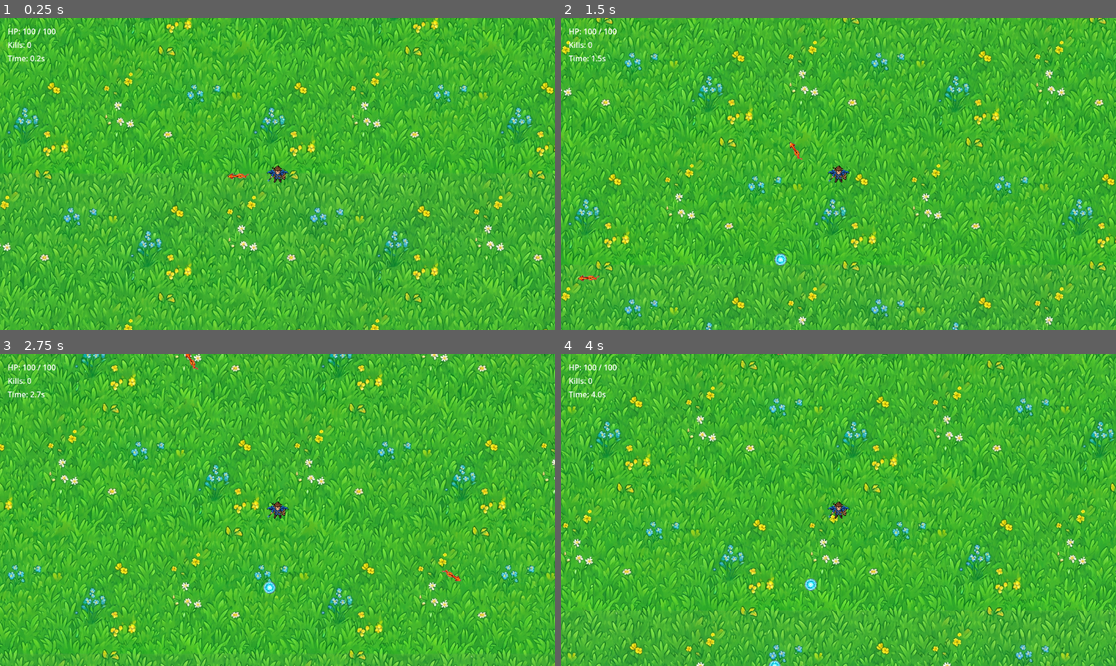
Above: before the commit, frames 1-4 (two rows, left to right).
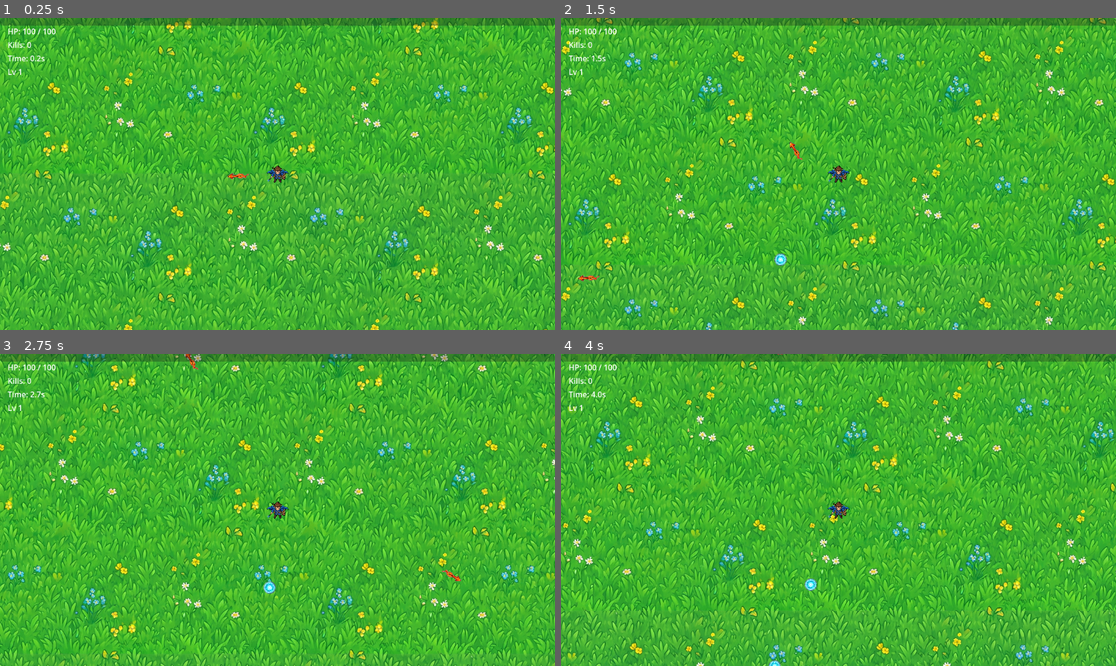
Above: after the commit, the same moments.

Repository: SummerEngine/template-2d-vampire-survivor-roguelike
Game: Godot game, scene res://main.tscn
The game is run twice, just before and just after one commit, with the same random seed, the same clock (stepped at 60 frames per second) and the same inputs.
Inputs:
- Up to frame 1 (0.25 s): no input
- Up to frame 2 (1.5 s): hold R 0.53-1.28 s; hold W from 0.53 s (still down); tap R at 1.35 s
- Up to frame 3 (2.75 s): release W at 2.03 s; hold A from 2.03 s (still down); hold R from 2.03 s (still down)
- Up to frame 4 (4 s): release R at 2.78 s; tap R at 2.85 s; release A at 3.53 s; hold S from 3.53 s (still down); hold R from 3.53 s (still down)

The runs differ from the first frame. In frame 1, 2.5% of the frame differs, in the area x 0-100%, y 0-19%; in frame 2, 2.5%; in frame 3, 2.5%; in frame 4, 2.5%.

Commit message:
feat: XP gems, leveling, and level-up upgrade choices
- Enemies drop collectible XP gems; player magnet attracts them
- LevelSystem tracks XP/level (needs 5, +3 per level), emits level-ups
- Level-up pauses game and offers 3 stacking upgrades:
  More Missiles / More Homing Orbs (fire rate) / More Movement Speed
- HUD gains Lv label + XP bar; survival timer pauses during level-up
- WeaponSystem duplicates WeaponDefs so upgrades don't persist across restarts
- New pickups collision layer

Co-Authored-By: Claude Opus 4.8 (1M context) <noreply@anthropic.com>

Diff:
--- a/main.tscn
+++ b/main.tscn
@@ -4,6 +4,7 @@
 [ext_resource type="PackedScene" path="res://scenes/player.tscn" id="2"]
 [ext_resource type="Script" uid="uid://d237b8v5djxo2" path="res://scripts/enemy_spawner.gd" id="3"]
 [ext_resource type="Texture2D" uid="uid://cjvo3dx32gsjb" path="res://assets/grass.png" id="4"]
+[ext_resource type="Script" path="res://scripts/level_system.gd" id="5"]
 
 [sub_resource type="RectangleShape2D" id="h_wall"]
 size = Vector2(3200, 40)
@@ -56,6 +57,12 @@
 process_mode = 1
 script = ExtResource("3")
 
+[node name="Pickups" type="Node2D" parent="."]
+process_mode = 1
+
+[node name="LevelSystem" type="Node" parent="."]
+script = ExtResource("5")
+
 [node name="UI" type="CanvasLayer" parent="." unique_id=674777950]
 
 [node name="HUD" type="Control" parent="UI" unique_id=1046727913]
@@ -90,6 +97,21 @@
 offset_bottom = 96.0
 text = "Time: 0.0s"
 
+[node name="LevelLabel" type="Label" parent="UI/HUD"]
+layout_mode = 0
+offset_left = 16.0
+offset_top = 100.0
+offset_right = 300.0
+offset_bottom = 124.0
+text = "Lv 1"
+
+[node name="XPBar" type="ProgressBar" parent="UI/HUD"]
+layout_mode = 0
+anchor_right = 1.0
+offset_bottom = 16.0
+value = 0.0
+show_percentage = false
+
 [node name="GameOverPanel" type="Control" parent="UI" unique_id=1735243368]
 layout_mode = 3
 anchors_preset = 15
@@ -111,3 +133,48 @@
 text = "GAME OVER"
 horizontal_alignment = 1
 vertical_alignment = 1
+
+[node name="LevelUpPanel" type="Control" parent="UI"]
+layout_mode = 3
+anchors_preset = 15
+anchor_right = 1.0
+anchor_bottom = 1.0
+grow_horizontal = 2
+grow_vertical = 2
+
+[node name="Background" type="ColorRect" parent="UI/LevelUpPanel"]
+layout_mode = 0
+anchor_right = 1.0
+anchor_bottom = 1.0
+color = Color(0, 0, 0, 0.7)
+
+[node name="VBox" type="VBoxContainer" parent="UI/LevelUpPanel"]
+layout_mode = 0
+anchor_left = 0.5
+anchor_top = 0.5
+anchor_right = 0.5
+anchor_bottom = 0.5
+offset_left = -180.0
+offset_top = -110.0
+offset_right = 180.0
+offset_bottom = 110.0
+grow_horizontal = 2
+grow_vertical = 2
+theme_override_constants/separation = 12
+
+[node name="Title" type="Label" parent="UI/LevelUpPanel/VBox"]
+layout_mode = 2
+text = "LEVEL UP!  Choose an upgrade"
+horizontal_alignment = 1
+
+[node name="MissilesButton" type="Button" parent="UI/LevelUpPanel/VBox"]
+layout_mode = 2
+text = "More Missiles (faster arrows)"
+
+[node name="HomingButton" type="Button" parent="UI/LevelUpPanel/VBox"]
+layout_mode = 2
+text = "More Homing Orbs (faster orbs)"
+
+[node name="SpeedButton" type="Button" parent="UI/LevelUpPanel/VBox"]
+layout_mode = 2
+text = "More Movement Speed"
--- a/project.godot
+++ b/project.godot
@@ -29,3 +29,4 @@
 2d_physics/layer_2="enemies"
 2d_physics/layer_3="world"
 2d_physics/layer_4="projectiles"
+2d_physics/layer_5="pickups"
--- a/scenes/player.tscn
+++ b/scenes/player.tscn
@@ -9,6 +9,9 @@
 
 [sub_resource type="CircleShape2D" id="hurt"]
 radius = 20.0
+
+[sub_resource type="CircleShape2D" id="magnet"]
+radius = 140.0
 
 [node name="Player" type="CharacterBody2D"]
 collision_layer = 1
@@ -31,5 +34,12 @@
 [node name="CollisionShape2D" type="CollisionShape2D" parent="Hurtbox"]
 shape = SubResource("hurt")
 
+[node name="Magnet" type="Area2D" parent="."]
+collision_layer = 0
+collision_mask = 16
+
+[node name="CollisionShape2D" type="CollisionShape2D" parent="Magnet"]
+shape = SubResource("magnet")
+
 [node name="WeaponSystem" type="Node" parent="."]
 script = ExtResource("2")
--- /dev/null
+++ b/scenes/xp_gem.tscn
@@ -0,0 +1,25 @@
+[gd_scene load_steps=3 format=3]
+
+[ext_resource type="Script" path="res://scripts/xp_gem.gd" id="1"]
+
+[sub_resource type="CircleShape2D" id="shape"]
+radius = 9.0
+
+[node name="XPGem" type="Area2D"]
+collision_layer = 16
+collision_mask = 0
+monitorable = true
+monitoring = false
+script = ExtResource("1")
+
+[node name="Visual" type="Polygon2D" parent="."]
+color = Color(0.2, 0.95, 1, 1)
+polygon = PackedVector2Array(0, -9, 7, 0, 0, 9, -7, 0)
+
+[node name="Outline" type="Line2D" parent="."]
+points = PackedVector2Array(0, -9, 7, 0, 0, 9, -7, 0, 0, -9)
+width = 2.0
+default_color = Color(1, 1, 1, 0.9)
+
+[node name="CollisionShape2D" type="CollisionShape2D" parent="."]
+shape = SubResource("shape")
--- /dev/null
+++ b/scripts/level_system.gd
@@ -0,0 +1,27 @@
+extends Node
+
+## Tracks XP and level. Lives in the "level_system" group so XP gems can grant
+## XP via call_group without a hard reference.
+
+signal xp_changed(current: int, needed: int, level: int)
+signal leveled_up(level: int)
+
+var level: int = 1
+var xp: int = 0
+var xp_to_next: int = 5
+
+func _ready() -> void:
+	add_to_group("level_system")
+	xp_changed.emit(xp, xp_to_next, level)
+
+func add_xp(amount: int) -> void:
+	xp += amount
+	while xp >= xp_to_next:
+		xp -= xp_to_next
+		level += 1
+		xp_to_next = _needed_for(level)
+		leveled_up.emit(level)
+	xp_changed.emit(xp, xp_to_next, level)
+
+func _needed_for(lv: int) -> int:
+	return 5 + (lv - 1) * 3
--- a/scripts/main.gd
+++ b/scripts/main.gd
@@ -1,27 +1,45 @@
 extends Node2D
+
+const GEM_SCENE := preload("res://scenes/xp_gem.tscn")
 
 @onready var player: CharacterBody2D = $Player
 @onready var spawner: Node = $EnemySpawner
 @onready var enemies: Node2D = $Enemies
 @onready var projectiles: Node2D = $Projectiles
+@onready var pickups: Node2D = $Pickups
 @onready var weapon_system: Node = $Player/WeaponSystem
+@onready var level_system: Node = $LevelSystem
+
 @onready var health_label: Label = $UI/HUD/HealthLabel
 @onready var kills_label: Label = $UI/HUD/KillsLabel
 @onready var time_label: Label = $UI/HUD/TimeLabel
+@onready var level_label: Label = $UI/HUD/LevelLabel
+@onready var xp_bar: ProgressBar = $UI/HUD/XPBar
 @onready var game_over_panel: Control = $UI/GameOverPanel
 @onready var result_label: Label = $UI/GameOverPanel/ResultLabel
+@onready var level_up_panel: Control = $UI/LevelUpPanel
+@onready var missiles_button: Button = $UI/LevelUpPanel/VBox/MissilesButton
+@onready var homing_button: Button = $UI/LevelUpPanel/VBox/HomingButton
+@onready var speed_button: Button = $UI/LevelUpPanel/VBox/SpeedButton
 
 var kills: int = 0
 var survival_time: float = 0.0
 var is_game_over: bool = false
+var _pending_levelups: int = 0
 
 func _ready() -> void:
 	game_over_panel.visible = false
+	level_up_panel.visible = false
 	spawner.setup(player, enemies)
 	weapon_system.setup(projectiles)
 	player.health_changed.connect(_on_player_health_changed)
 	player.died.connect(_on_player_died)
 	enemies.child_entered_tree.connect(_on_enemy_added)
+	level_system.xp_changed.connect(_on_xp_changed)
+	level_system.leveled_up.connect(_on_leveled_up)
+	missiles_button.pressed.connect(_on_pick_missiles)
+	homing_button.pressed.connect(_on_pick_homing)
+	speed_button.pressed.connect(_on_pick_speed)
 	_on_player_health_changed(player.max_health, player.max_health)
 	kills_label.text = "Kills: 0"
 	_update_time()
@@ -32,6 +50,8 @@
 			get_tree().paused = false
 			get_tree().reload_current_scene()
 		return
+	if get_tree().paused:
+		return  # level-up menu open: freeze the timer too
 	survival_time += delta
 	_update_time()
 
@@ -39,9 +59,46 @@
 	if node.has_signal("died"):
 		node.died.connect(_on_enemy_died)
 
-func _on_enemy_died(_enemy) -> void:
+func _on_enemy_died(enemy) -> void:
 	kills += 1
 	kills_label.text = "Kills: %d" % kills
+	if is_instance_valid(enemy):
+		var gem := GEM_SCENE.instantiate()
+		pickups.add_child(gem)
+		gem.global_position = enemy.global_position
+
+func _on_xp_changed(current: int, needed: int, lvl: int) -> void:
+	level_label.text = "Lv %d" % lvl
+	xp_bar.max_value = needed
+	xp_bar.value = current
+
+func _on_leveled_up(_lvl: int) -> void:
+	_pending_levelups += 1
+	if not level_up_panel.visible:
+		_show_levelup()
+
+func _show_levelup() -> void:
+	get_tree().paused = true
+	level_up_panel.visible = true
+
+func _on_pick_missiles() -> void:
+	weapon_system.scale_fire_rate(false, 0.85)
+	_resolve_choice()
+
+func _on_pick_homing() -> void:
+	weapon_system.scale_fire_rate(true, 0.85)
+	_resolve_choice()
+
+func _on_pick_speed() -> void:
+	player.speed *= 1.15
+	_resolve_choice()
+
+func _resolve_choice() -> void:
+	_pending_levelups -= 1
+	if _pending_levelups > 0:
+		return  # keep the panel up for the next queued level-up
+	level_up_panel.visible = false
+	get_tree().paused = false
 
 func _on_player_health_changed(current: float, maximum: float) -> void:
 	health_label.text = "HP: %d / %d" % [int(ceil(current)), int(maximum)]
--- a/scripts/player.gd
+++ b/scripts/player.gd
@@ -11,10 +11,16 @@
 var health: float
 
 @onready var hurtbox: Area2D = $Hurtbox
+@onready var magnet: Area2D = $Magnet
 
 func _ready() -> void:
 	health = max_health
 	health_changed.emit(health, max_health)
+	magnet.area_entered.connect(_on_magnet_area_entered)
+
+func _on_magnet_area_entered(area: Area2D) -> void:
+	if area.is_in_group("xp_gems"):
+		area.attract_to(self)
 
 func _physics_process(_delta: float) -> void:
 	var dir := Vector2.ZERO
--- a/scripts/weapon_system.gd
+++ b/scripts/weapon_system.gd
@@ -18,9 +18,20 @@
 		]
 	if projectile_scene == null:
 		projectile_scene = preload("res://scenes/projectile.tscn")
+	# Duplicate the WeaponDefs so runtime upgrades don't mutate the shared
+	# (cached) .tres resources, which would otherwise persist across restarts.
+	for i in weapons.size():
+		weapons[i] = weapons[i].duplicate()
 	_cooldowns.resize(weapons.size())
 	for i in _cooldowns.size():
 		_cooldowns[i] = 0.0
+
+## Multiply the fire rate (lower interval = faster) of every weapon whose
+## homing flag matches. Used by the level-up upgrades.
+func scale_fire_rate(homing_flag: bool, factor: float) -> void:
+	for w in weapons:
+		if w.homing == homing_flag:
+			w.fire_rate *= factor
 
 func _process(delta: float) -> void:
 	if projectiles_container == null:
--- /dev/null
+++ b/scripts/xp_gem.gd
@@ -0,0 +1,25 @@
+extends Area2D
+
+## An XP pickup. Sits still until the player's magnet calls attract_to(),
+## then flies to the player and is collected.
+
+@export var xp_value: int = 1
+@export var fly_speed: float = 500.0
+
+const COLLECT_DIST: float = 16.0
+
+var _target: Node2D = null
+
+func _ready() -> void:
+	add_to_group("xp_gems")
+
+func attract_to(p: Node2D) -> void:
+	_target = p
+
+func _physics_process(delta: float) -> void:
+	if not is_instance_valid(_target):
+		return
+	global_position = global_position.move_toward(_target.global_position, fly_speed * delta)
+	if global_position.distance_to(_target.global_position) <= COLLECT_DIST:
+		get_tree().call_group("level_system", "add_xp", xp_value)
+		queue_free()
Not shown, added: scripts/level_system.gd.uid
Not shown, added: scripts/xp_gem.gd.uid
